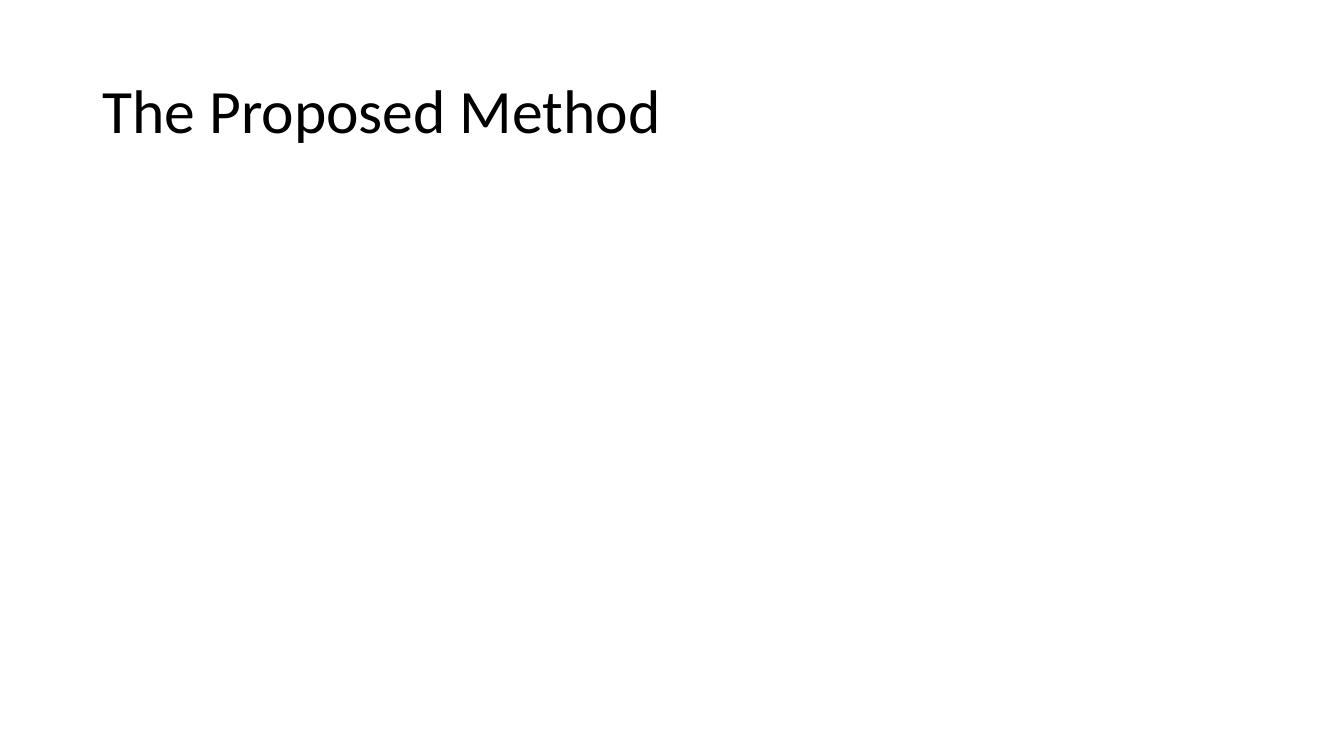
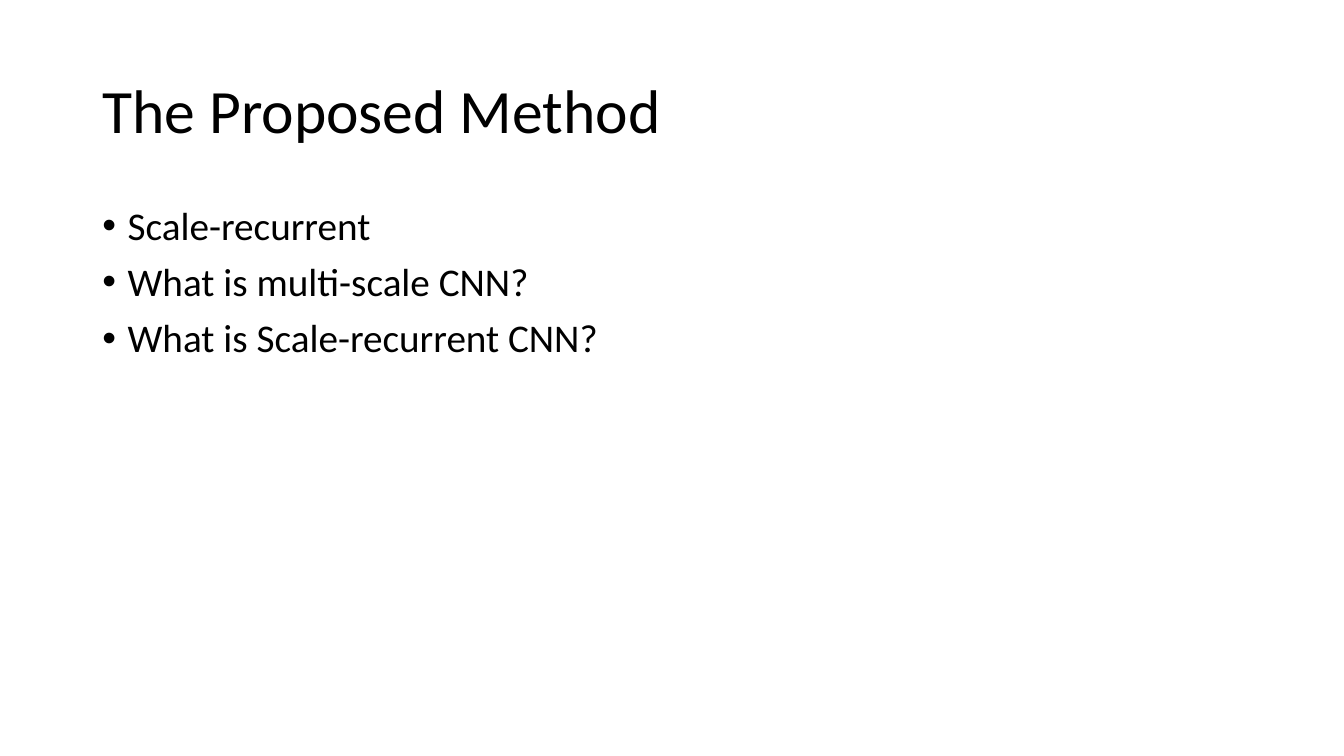
Before and after one commit to Tomlevron/Digital-image-processing, a slide deck: slide 5 of Slideshow/Scale-recurrent network for deblurring.pptx (slide 4 before the commit). Drawn at 1344x756 pixels with LibreOffice and Linux fonts; fonts in the diff are those of the drawing. Boxes give left, top, right and bottom in pixels: in the first picture for what was removed or moved away, otherwise in the second. Text is boxed around its words. In the diff, an @@ line names an element or a change of style, - is before the commit and + after.

```diff
--- a/Slideshow/Scale-recurrent network for deblurring.pptx
+++ b/Slideshow/Scale-recurrent network for deblurring.pptx
@@ text added at bbox=[128, 212, 598, 353], 28 pt, text #000000 @@
+• Scale-recurrent
+• What is multi-scale CNN?
+• What is Scale-recurrent CNN?
```
Also in this commit, not shown: 2 other slides changed, 1 slide added, 1 other file.
